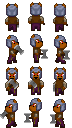
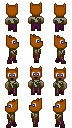
The second w=72, h=128 image is a revision of the first. Changes to its layers:
hid "battle_axe-front" over box(6, 45, 70, 92)
hid "ears-hat-forward" over box(6, 2, 66, 103)
hid "eyes-alt-red" over box(8, 39, 64, 108)
showed "eyes" over box(8, 39, 64, 108)
hid "helmet-grey" over box(6, 3, 66, 112)
showed "ears-back" over box(6, 2, 66, 103)
added layer "shirt-camo" above "shirt-brown" over box(7, 15, 65, 119)
hid "shirt-brown", painted on it over box(7, 15, 65, 121)
painted on "pants" over box(11, 56, 61, 121)
hid "battle_axe-rear" over box(0, 14, 68, 124)
